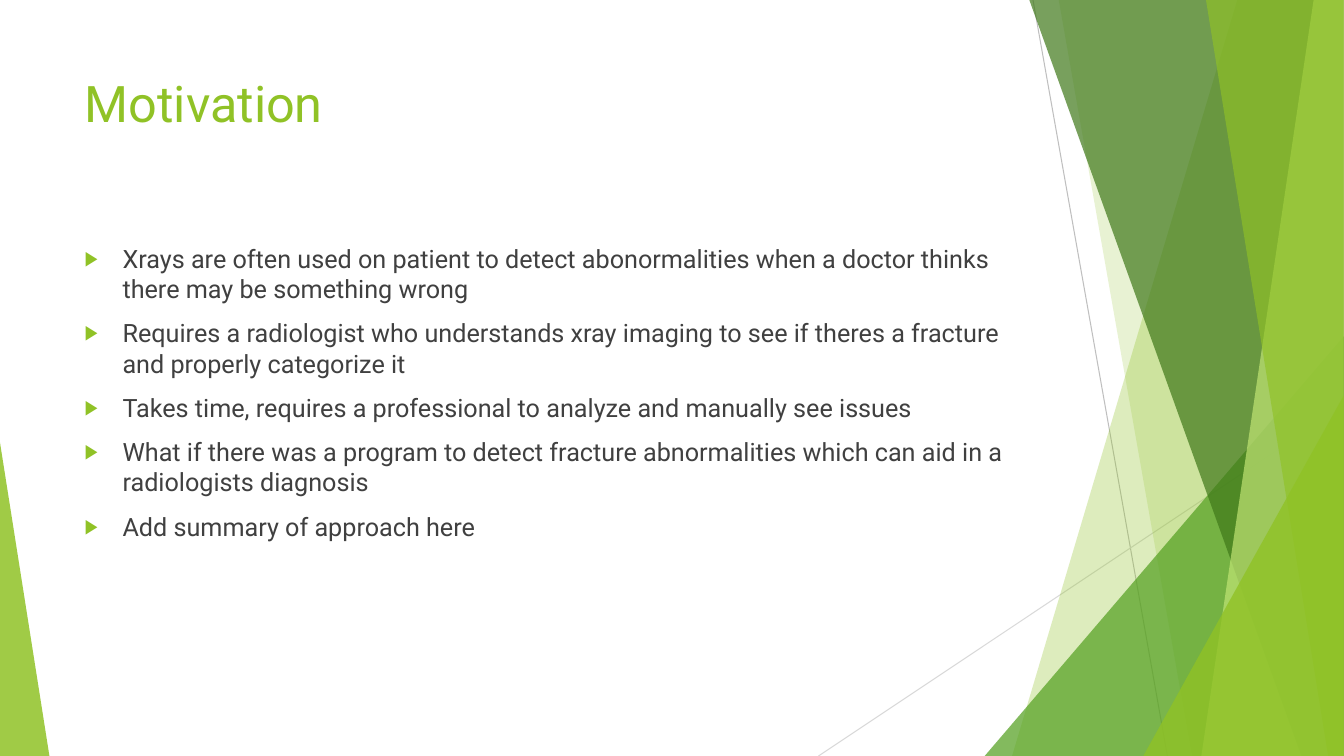
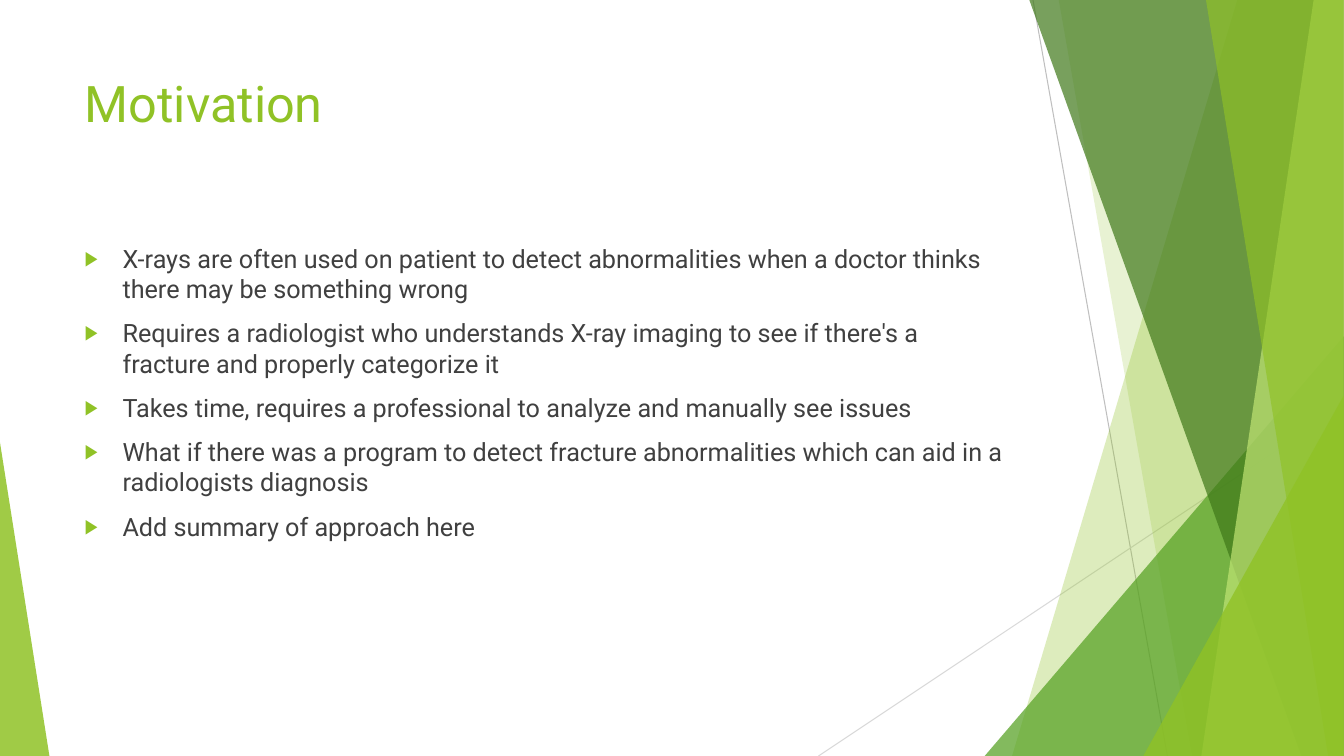
Before and after one commit to karsius/Broken-Bone-Detector, a slide deck: slide 2 of Fracture Detection Presentation.pptx. Drawn at 1344x756 pixels with LibreOffice and Linux fonts; fonts in the diff are those of the drawing. Boxes give left, top, right and bottom in pixels: in the first picture for what was removed or moved away, otherwise in the second. Text is boxed around its words. In the diff, an @@ line names an element or a change of style, - is before the commit and + after.

```diff
--- a/Fracture Detection Presentation.pptx
+++ b/Fracture Detection Presentation.pptx
@@ text at (123,249,981,379): text changed @@
-▶ Xrays are often used on patient to detect abonormalities when a doctor thinks there may be something wrong
-▶ Requires a radiologist who understands xray imaging to see if theres a fracture and properly categorize it
+▶ X-rays are often used on patient to detect abnormalities when a doctor thinks there may be something wrong
+▶ Requires a radiologist who understands X-ray imaging to see if there's a fracture and properly categorize it
```
Also in this commit, not shown: 5 other slides changed.
